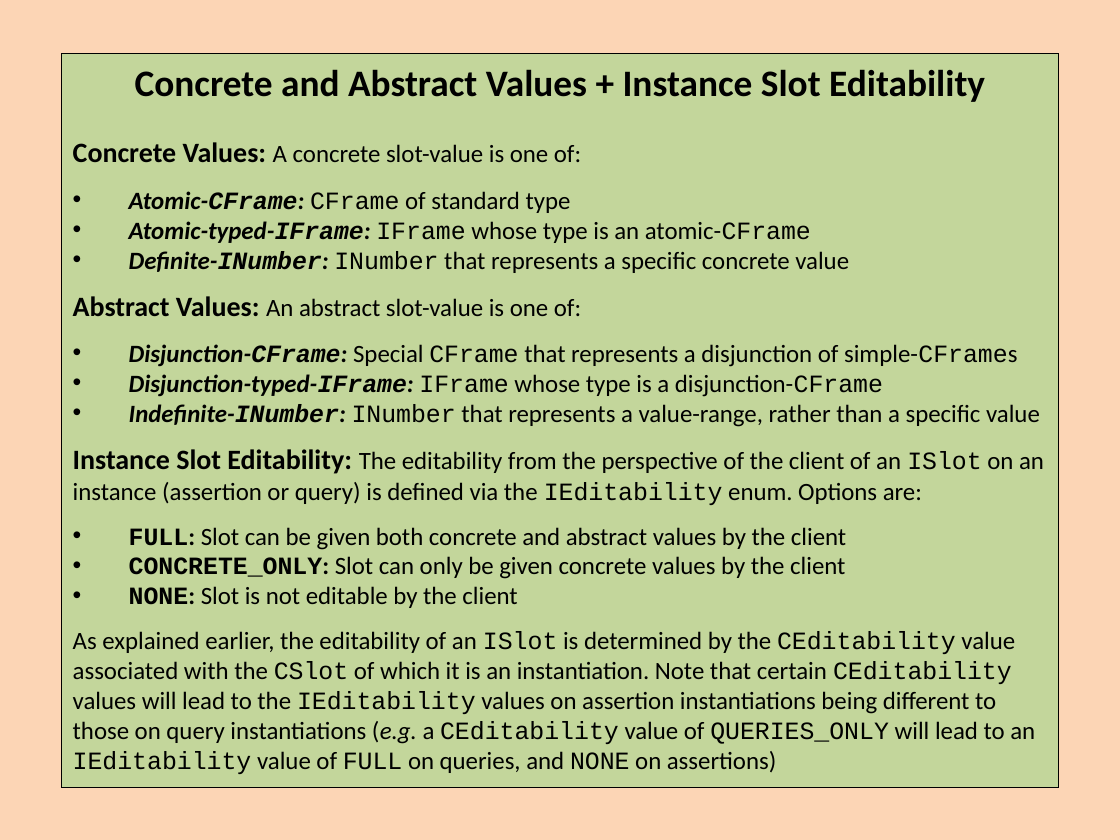
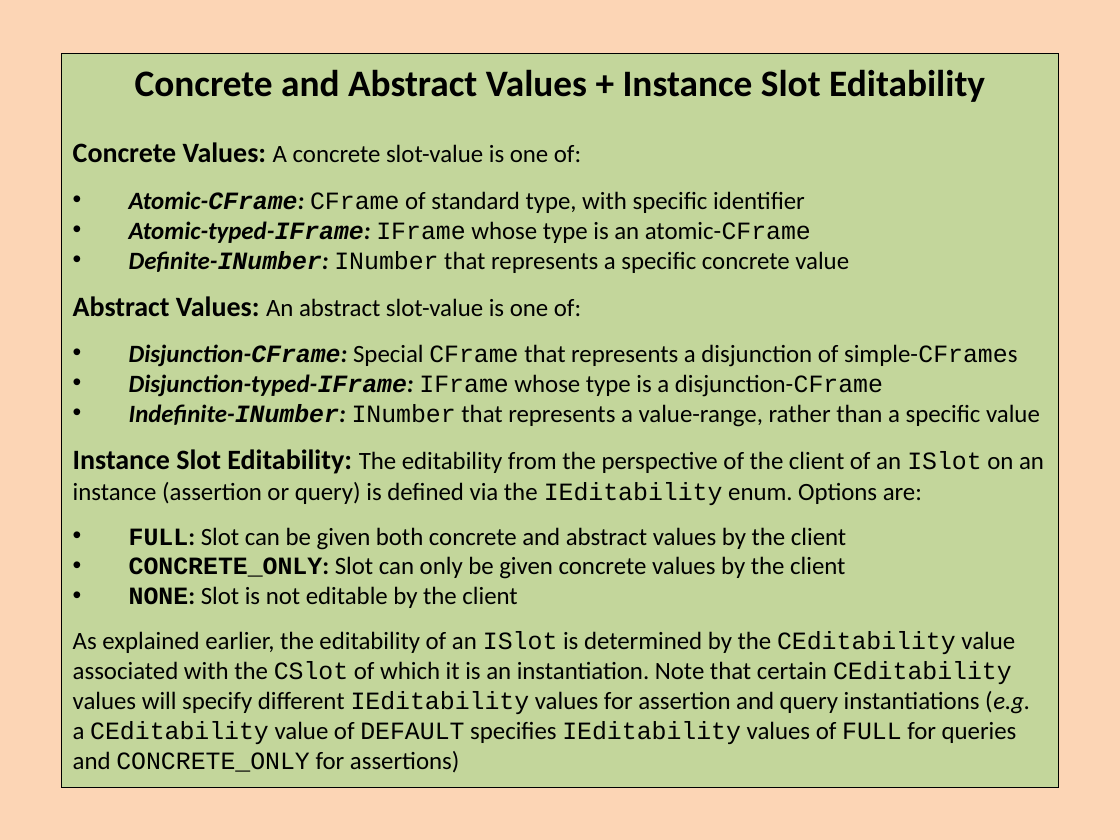
Before and after one commit to colin-puleston/mekon-hobo, a slide deck: slide 33 of docs/MEKON-HOBO Introductory Tutorial.pptx. Drawn at 1120x840 pixels with LibreOffice and Linux fonts; fonts in the diff are those of the drawing. Boxes give left, top, right and bottom in pixels: in the first picture for what was removed or moved away, otherwise in the second. Text is boxed around its words. In the diff, an @@ line names an element or a change of style, - is before the commit and + after.

```diff
--- a/docs/MEKON-HOBO Introductory Tutorial.pptx
+++ b/docs/MEKON-HOBO Introductory Tutorial.pptx
@@ text in rectangle at [129,191,805,213]: text changed @@
-• Atomic-CFrame: CFrame of standard type
+• Atomic-CFrame: CFrame of standard type, with specific identifier
@@ text in rectangle at [73,631,1030,772]: text changed @@
-As explained earlier, the editability of an ISlot is determined by the CEditability value associated with the CSlot of which it is an instantiation. Note that certain CEditability values will lead to the IEditability values on assertion instantiations being different to those on query instantiations (e.g. a CEditability value of QUERIES_ONLY will lead to an IEditability value of FULL on queries, and NONE on assertions)
+As explained earlier, the editability of an ISlot is determined by the CEditability value associated with the CSlot of which it is an instantiation. Note that certain CEditability values will specify different IEditability values for assertion and query instantiations (e.g. a CEditability value of DEFAULT specifies IEditability values of FULL for queries and CONCRETE_ONLY for assertions)
```
Also in this commit, not shown: 11 other slides changed, 1 slide added.
